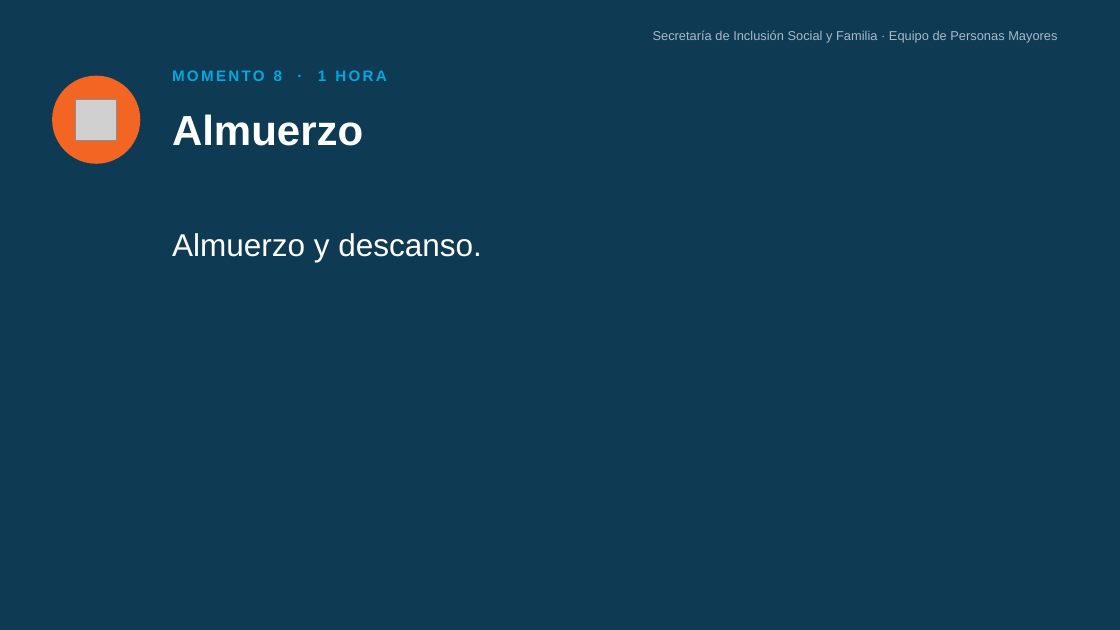
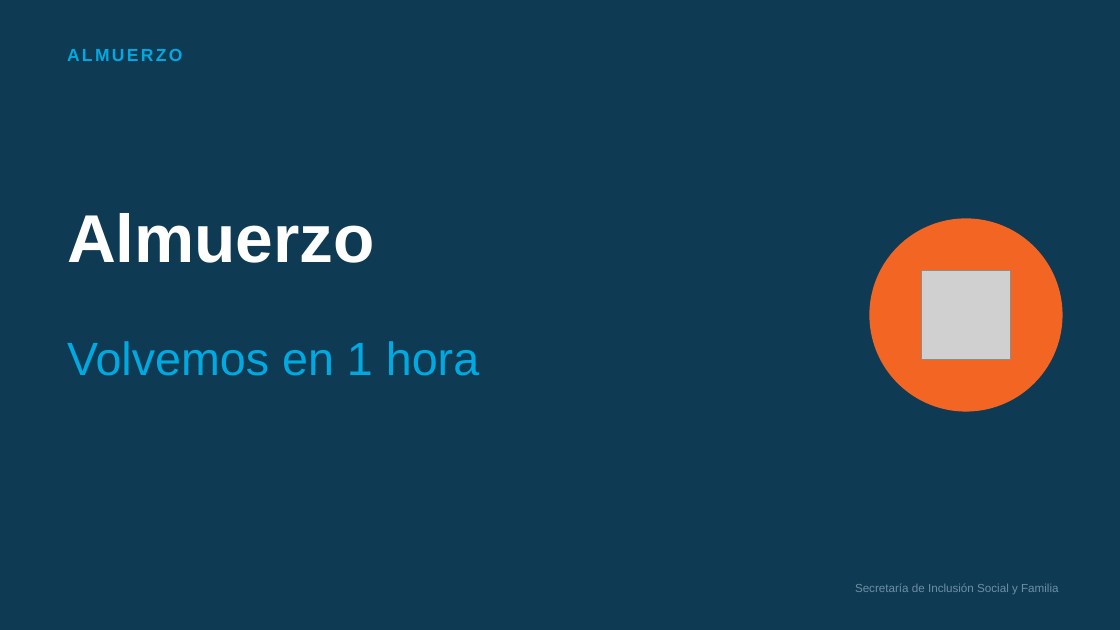
Before and after one commit to alquimia7ia-blip/Alquimia, a slide deck: slide 16 of docs/proyectos/personas-mayores/PPT_Sesion_5_Tecnologia_y_Dinero.pptx. Drawn at 1120x630 pixels with LibreOffice and Linux fonts; fonts in the diff are those of the drawing; grey boxes stand for pictures. Boxes give left, top, right and bottom in pixels: in the first picture for what was removed or moved away, otherwise in the second. Text is boxed around its words. In the diff, an @@ line names an element or a change of style, - is before the commit and + after.

```diff
--- a/docs/proyectos/personas-mayores/PPT_Sesion_5_Tecnologia_y_Dinero.pptx
+++ b/docs/proyectos/personas-mayores/PPT_Sesion_5_Tecnologia_y_Dinero.pptx
@@ text added at (67, 49, 182, 61), 15 pt, text #00A9E0, bold @@
+ALMUERZO
@@ text removed at (172, 70, 387, 81) @@
-MOMENTO 8 · 1 HORA
@@ text "Almuerzo": place and size @@
-text "Almuerzo" at (172, 114, 363, 146)
+text "Almuerzo" at (67, 213, 375, 263)
@@ text "Almuerzo" at (67, 213, 375, 263): size 36 to 58 pt @@
@@ ellipse: place and size @@
-ellipse at (52, 76, 140, 164)
+ellipse at (870, 218, 1063, 412)
@@ picture: place and size @@
-picture at (76, 99, 116, 139)
+picture at (922, 271, 1011, 360)
@@ text "Volvemos en 1 hora" at (67, 341, 479, 376): vertical alignment top to middle @@
@@ text at (67, 341, 479, 376): text changed; size 27 to 40 pt; text colour #FFFFFF to #00A9E0 @@
-Almuerzo y descanso.
+Volvemos en 1 hora
@@ text at (855, 583, 1059, 594): text changed; size 11 to 10 pt; text colour #A8BAC6 to #6E8FA3 @@
-Secretaría de Inclusión Social y Familia · Equipo de Personas Mayores
+Secretaría de Inclusión Social y Familia
```
Also in this commit, not shown: 4 other slides changed, 20 slides added, 22 slides removed, 4 other files.
